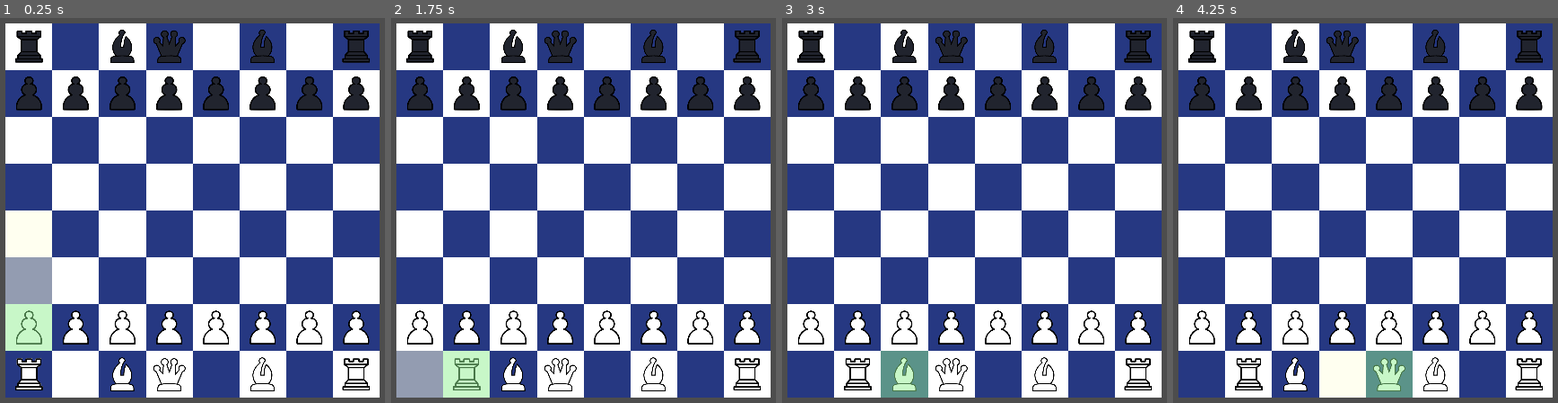
Above: before the commit, frames 1-4 (left to right).
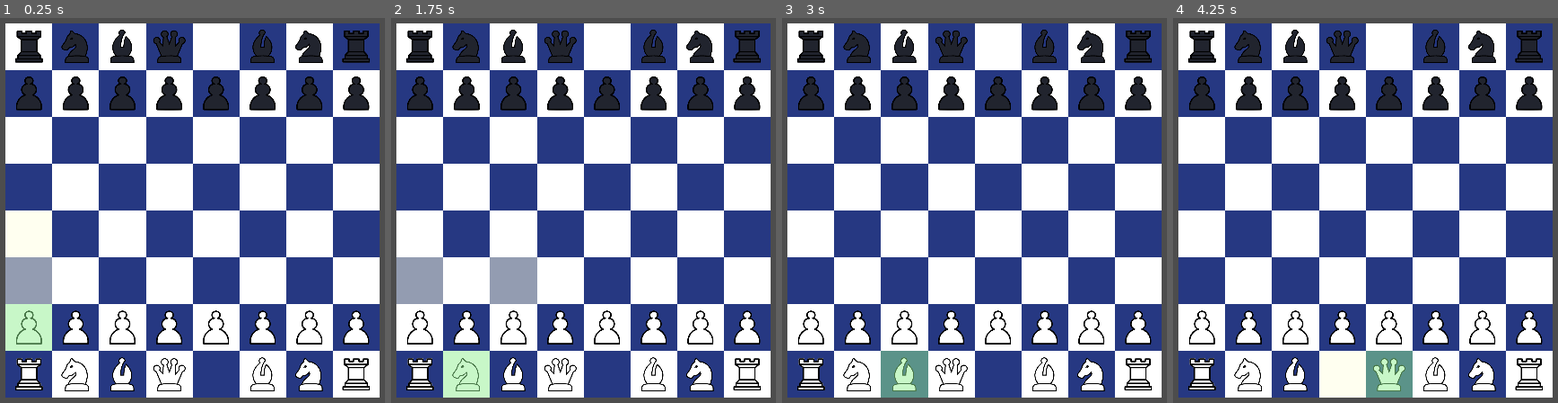
Above: after the commit, the same moments.

Repository: for-i-in-team/chess-plus
Game: Godot game, scene res://scenes/screens/chess_board.tscn
Same seed, same stepped clock (60 frames per second), same inputs: the game is played once before the commit and once after it.
Inputs (mouse positions are in pixels of both pictures, inside the frame that each line leads up to):
- Up to frame 1 (0.25 s): no input
- Up to frame 2 (1.75 s): tap Enter at 0.5 s; move the mouse to (421, 376) at 0.52 s; click (421, 376) at 0.67 s; tap Space at 1.25 s; move the mouse to (468, 376) at 1.27 s; click (468, 376) at 1.42 s
- Up to frame 3 (3 s): tap Enter at 2 s; move the mouse to (905, 376) at 2.02 s; click (905, 376) at 2.17 s; tap Space at 2.75 s; move the mouse to (951, 376) at 2.77 s; click (951, 376) at 2.92 s
- Up to frame 4 (4.25 s): tap Enter at 3.5 s; move the mouse to (1388, 376) at 3.52 s; click (1388, 376) at 3.67 s

The runs differ from the first frame. In frame 1, 1.4% of the frame differs, in the area x 15-84%, y 3-97%; in frame 2, 6.0%, in the area x 1-84%, y 3-99%; in frame 3, 2.0%; in frame 4, 2.0%.

Commit message:
Add Knights

Diff:
--- a/scripts/model/traditional_pieces.gd
+++ b/scripts/model/traditional_pieces.gd
@@ -113,6 +113,32 @@
 		return valid
 
 
+class Knight:
+	extends ChessPiece
+
+	const KNIGHT_DIRECTIONS = [Vector2(1,2), Vector2(-1,2), Vector2(1,-2), Vector2(-1,-2), Vector2(2,1), Vector2(-2,1), Vector2(2,-1), Vector2(-2,-1)]
+
+	func _init(_color:ChessPiece.PieceColor):
+		super._init("Knight", _color, 3)
+
+
+	func get_valid_moves(board: ChessBoard, current_square: ChessBoard.Square) -> Array[ChessBoard.Square]:
+		var valid : Array[ChessBoard.Square] = []
+		for direction in KNIGHT_DIRECTIONS:
+			var square = board.get_square(current_square.coordinates + direction)
+			if square != null and square.piece == null:
+				valid.append(square)
+		return valid
+
+	func get_valid_takes(board:ChessBoard, current_square:ChessBoard.Square):
+		var valid : Array[ChessBoard.Square] = []
+		for direction in KNIGHT_DIRECTIONS:
+			var square = board.get_square(current_square.coordinates + direction)
+			if square != null and square.piece != null and square.piece.color != color:
+				valid.append(square)
+		return valid
+
+
 class Queen:
 	extends ChessPiece
 
@@ -148,6 +174,12 @@
 	board.get_square(Vector2(0,0)).piece = Rook.new(ChessPiece.PieceColor.white)
 	board.get_square(Vector2(7,0)).piece = Rook.new(ChessPiece.PieceColor.white)
 
+	# Knights
+	board.get_square(Vector2(1,7)).piece = Knight.new(ChessPiece.PieceColor.black)
+	board.get_square(Vector2(6,7)).piece = Knight.new(ChessPiece.PieceColor.black)
+	board.get_square(Vector2(1,0)).piece = Knight.new(ChessPiece.PieceColor.white)
+	board.get_square(Vector2(6,0)).piece = Knight.new(ChessPiece.PieceColor.white)
+
 	# Bishops
 	board.get_square(Vector2(2,7)).piece = Bishop.new(ChessPiece.PieceColor.black)
 	board.get_square(Vector2(5,7)).piece = Bishop.new(ChessPiece.PieceColor.black)
Binary file added: resources/pieces/knight.png
Not shown, added: resources/pieces/knight.png.import
